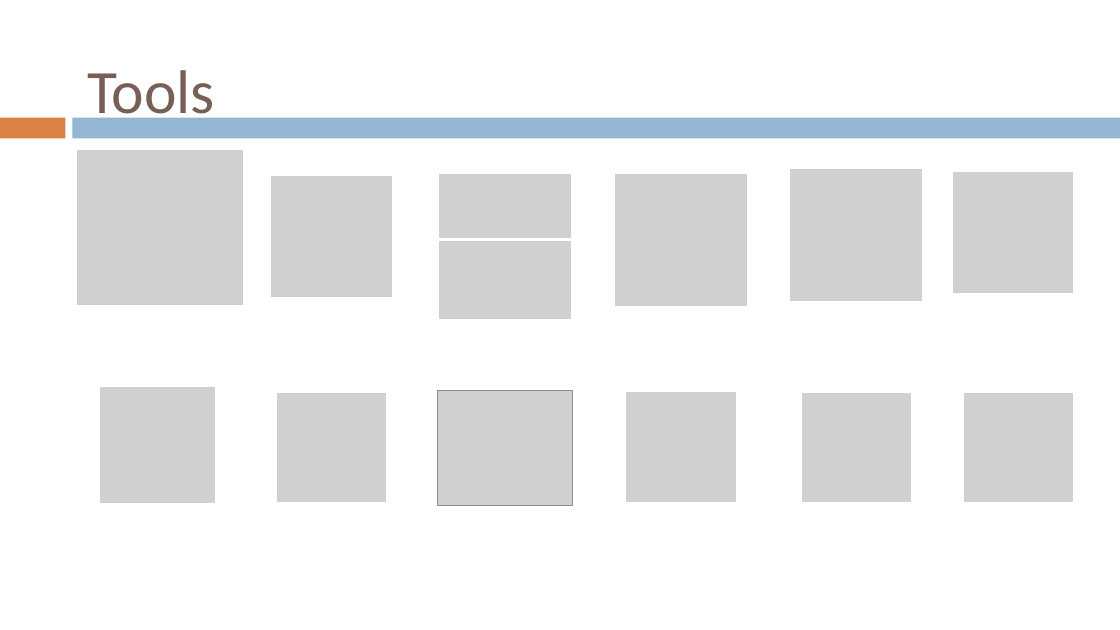
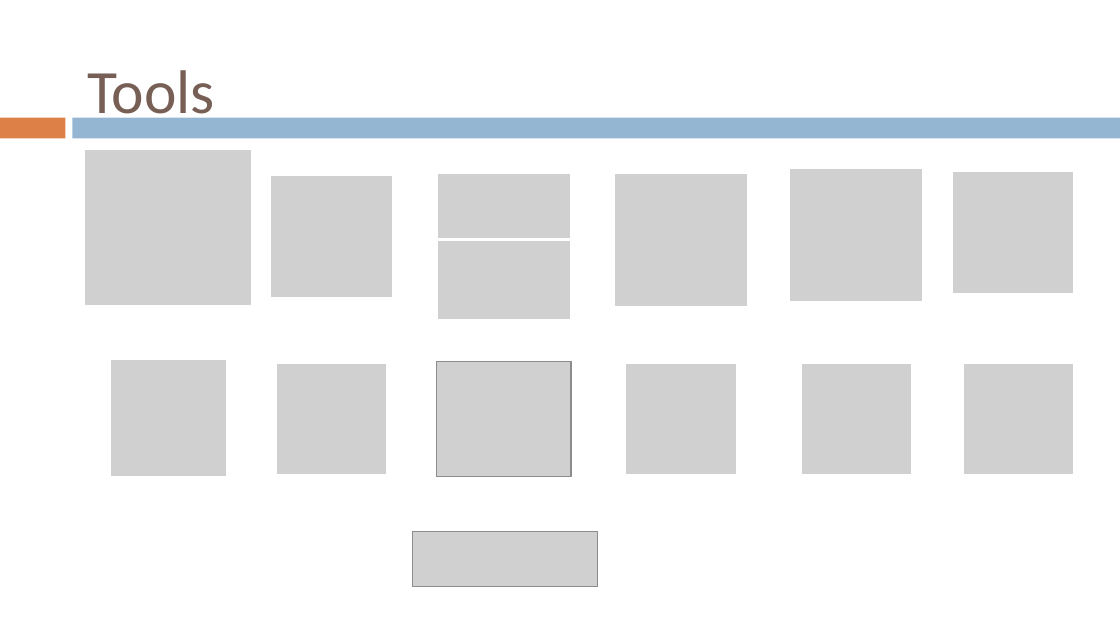
Before and after one commit to gvaccaro21/CS633---Term-Project, a slide deck: slide 16 of Final Presenation/CS_633_Zac3_term_project_report_FINAL_draft.pptx. Drawn at 1120x630 pixels with LibreOffice and Linux fonts; fonts in the diff are those of the drawing; grey boxes stand for pictures; background and template pictures are left out. Boxes give left, top, right and bottom in pixels: in the first picture for what was removed or moved away, otherwise in the second. Text is boxed around its words. In the diff, an @@ line names an element or a change of style, - is before the commit and + after.

```diff
--- a/Final Presenation/CS_633_Zac3_term_project_report_FINAL_draft.pptx
+++ b/Final Presenation/CS_633_Zac3_term_project_report_FINAL_draft.pptx
@@ picture: place and size @@
-picture at [76, 149, 244, 306]
+picture at [84, 149, 252, 306]
@@ picture: place and size @@
-picture at [99, 386, 216, 504]
+picture at [110, 360, 227, 477]
@@ 5 pictures: place and size @@
-5 pictures at [276, 390, 1075, 505]
+5 pictures at [276, 362, 1075, 477]
@@ picture added at [413, 532, 598, 587] @@
```
Also in this commit, not shown: 14 other slides changed, 4 slides added, 1 slide removed.
